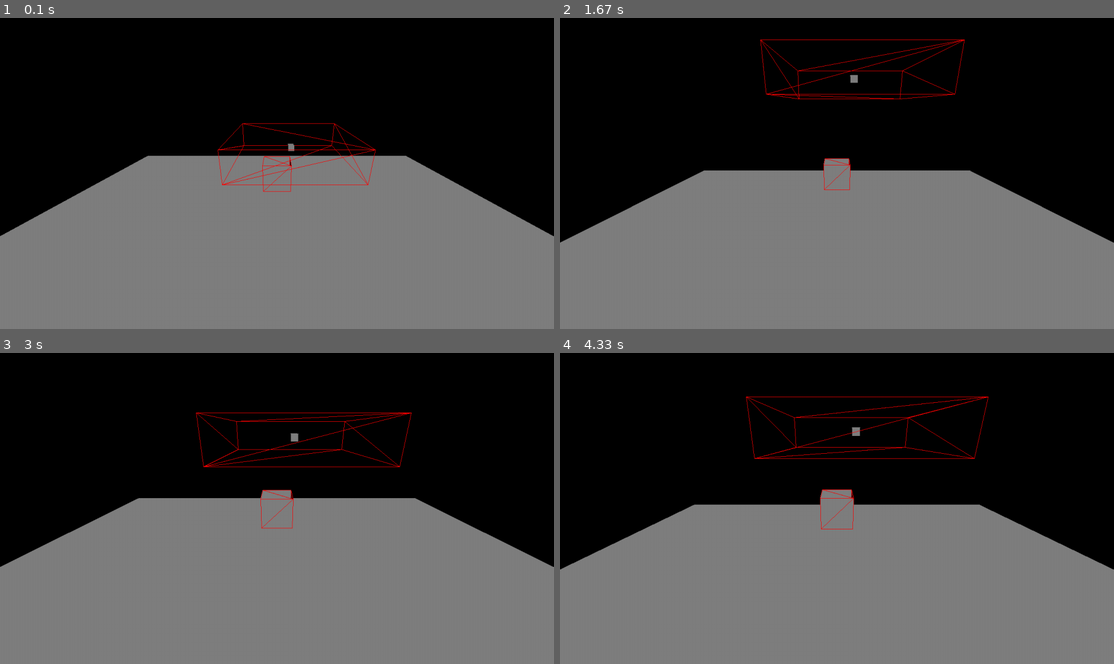
Above: before the commit, frames 1-4 (two rows, left to right).
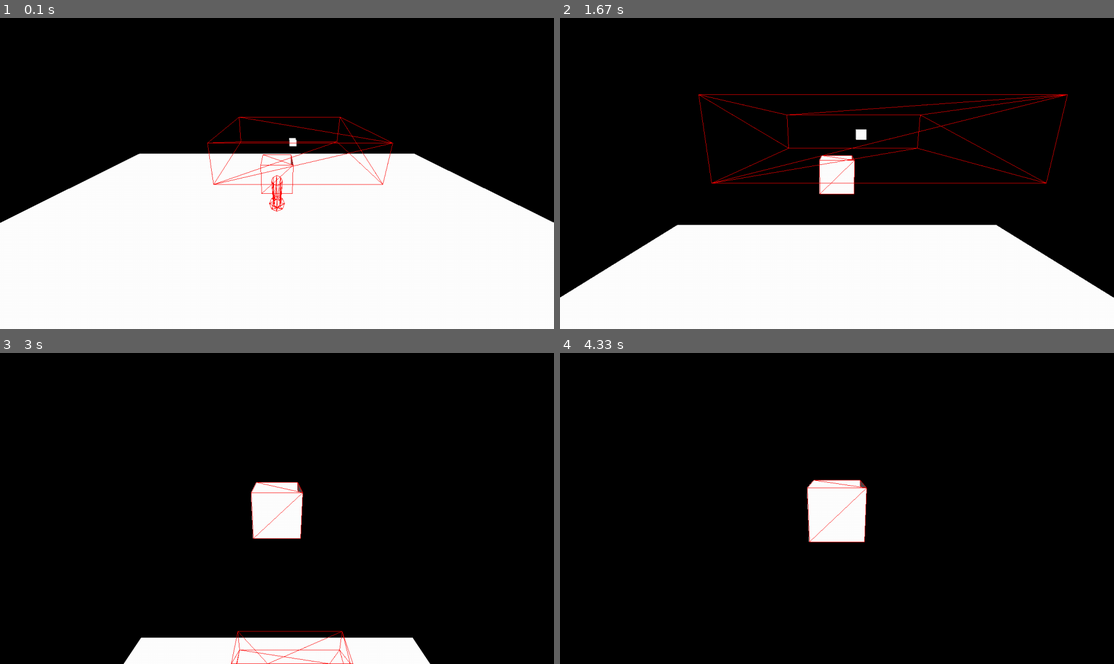
Above: after the commit, the same moments.

Repository: ZackWilde27/Z3dPy
Game: pygame game, started from examples/collisions/collisions.py
Same seed, same stepped clock (60 frames per second), same inputs: the game is played once before the commit and once after it.
Inputs:
- Up to frame 1 (0.1 s): no input
- Up to frame 2 (1.67 s): tap Space at 0.33, 0.73, 1.03, 1.23, 1.57 s; hold Up 0.67-1.13 s; hold Down 1.17-1.47 s; hold Up from 1.5 s (still down); hold W from 1.5 s (still down)
- Up to frame 3 (3 s): release Up at 1.87 s; release W at 1.87 s; hold Down 1.9-2.27 s; hold S 1.9-2.27 s; tap Space at 1.97, 2.37, 2.7 s; hold Up 2.3-2.6 s; hold W 2.3-2.6 s; hold Down 2.63-2.93 s; hold S 2.63-2.93 s; hold Up from 2.97 s (still down); hold W from 2.97 s (still down)
- Up to frame 4 (4.33 s): tap Space at 3.03, 3.43, 3.83, 4.17 s; release Up at 3.33 s; release W at 3.33 s; hold Down 3.37-3.73 s; hold S 3.37-3.73 s; hold Up 3.77-4.07 s; hold W 3.77-4.07 s; hold Down from 4.1 s (still down); hold S from 4.1 s (still down)

The runs differ from the first frame. In frame 1, 52% of the frame differs, in the area x 0-100%, y 31-100%; in frame 2, 47%; in frame 3, 49%; in frame 4, 48%.

Commit message:
Add files via upload

Diff:
--- a/examples/collisions/collisions.py
+++ b/examples/collisions/collisions.py
@@ -1,10 +1,23 @@
 import z3dpy as zp
 import pygame
 
+# Variables
+isCube = True
+speed = 0.25
+zp.screenSize = (1280, 720)
+zp.gravity = [0, 4, 0]
+zp.worldColour = (0.3, 0.3, 0.3)
+delta = 0
+
+# Initialize PyGame
 pygame.init()
-screen = zp.PgScreen(1280, 720, "black", pygame)
+screen = pygame.display.set_mode((1280, 720))
 clock = pygame.time.Clock()
 
+
+# Setting FOV
+# FindHowVars(fov, *aspectRatio)
+#zp.FindHowVars(75)
 zp.SetHowVars(0.7330638661047614, 1.3032245935576736)
 
 print("")
@@ -17,39 +30,35 @@
 myCamera = zp.Cam(0, -2, -4)
 
 # z3dpy.LoadMesh(filename, x, y, z)
+smallCube = zp.LoadMesh("z3dpy/mesh/cube.obj", 0, 0, 0, 0.1, 0.1, 0.1)
+
 # z3dpy.Thing(meshList, x, y, z)
 char = zp.Thing([zp.LoadMesh("z3dpy/mesh/cube.obj", 0, 0, 0, 0.5, 0.5, 0.5)], 0, 1, 3)
+zp.ThingSetupHitbox(char, 2, 0, 0.5, 0.5)
+zp.ThingSetupPhysics(char)
 
-bar = zp.Thing([zp.LoadMesh("z3dpy/mesh/cube.obj", 0, 0, 0, 0.1, 0.1, 0.1)], 0.5, 0, 3)
+bar = zp.Thing([smallCube], 0.5, 0, 3)
+zp.ThingSetupHitbox(bar, 2, 0, 2, 0.5)
 
 plane = zp.Thing([zp.LoadMesh("z3dpy/mesh/plane.obj")], 0, 2, 0)
 
-zp.ThingSetupHitbox(char, 2, 0, 0.5, 0.5)
+zp.AddThings([char, bar, plane])
 
-zp.ThingSetupHitbox(bar, 2, 0, 2, 0.5)
-
-zp.ThingSetupPhysics(char)
-
-zp.AddThing(char)
-
-zp.AddThing(bar)
-
-zp.AddThing(plane)
-
-zp.gravity = [0, 4, 0]
-
-speed = 0.25
+myLight = zp.Light_Sun((0, 1, 1), 1, 0)
+zp.lights.append(myLight)
 
 while True:
-
     for event in pygame.event.get():
         if event.type == pygame.QUIT:
             pygame.quit()
 
-    clock.tick(30)
+    clock.tick(60)
+    delta = zp.GetDelta()
 
     # Input
     keys = pygame.key.get_pressed()
+
+    speed = 11 * delta
 
     if keys[pygame.K_w]:
         zp.ThingAddPosZ(char, speed)
@@ -61,12 +70,12 @@
         zp.ThingAddPosX(char, speed)
 
     if keys[pygame.K_UP]:
-        zp.ThingAddPos(bar, [0, -0.25, 0])
+        zp.ThingAddPos(bar, [0, -8 * delta, 0])
     if keys[pygame.K_DOWN]:
-        zp.ThingAddPos(bar, [0, 0.25, 0])
+        zp.ThingAddPos(bar, [0, 8 * delta, 0])
 
-    if keys[pygame.K_SPACE]:
-        zp.ThingSetVelocity(char, [0, -2, 0])
+    if keys[pygame.K_SPACE] and zp.ThingGetVelocityY(char) >= -0.3:
+        zp.ThingSetVelocity(char, [0, -13, 0])
 
     zp.HandlePhysicsFloor([char], 2)
 
@@ -75,10 +84,9 @@
     camLoc = zp.VectorSub(zp.ThingGetPos(char), [0, 2, 5])
 
     # Camera will ease towards the desired location
-    zp.CamChase(myCamera, camLoc)
+    zp.CamChase(myCamera, camLoc, 5)
 
     zp.CamSetTargetLoc(myCamera, zp.ThingGetPos(char))
-
     zp.SetInternalCam(myCamera)
 
     screen.fill("black")
@@ -87,8 +95,6 @@
         if zp.TriGetId(tri) == -1:
             zp.PgDrawTriOutl(tri, [1, 0, 0], screen, pygame)
         else:
-            nrm = zp.TriGetNormal(tri)
-            col = (nrm[2] + nrm[1]) * 0.5
-            zp.PgDrawTriF(tri, col, screen, pygame)
+            zp.PgDrawTriFL(tri, screen, pygame)
 
     pygame.display.flip()
